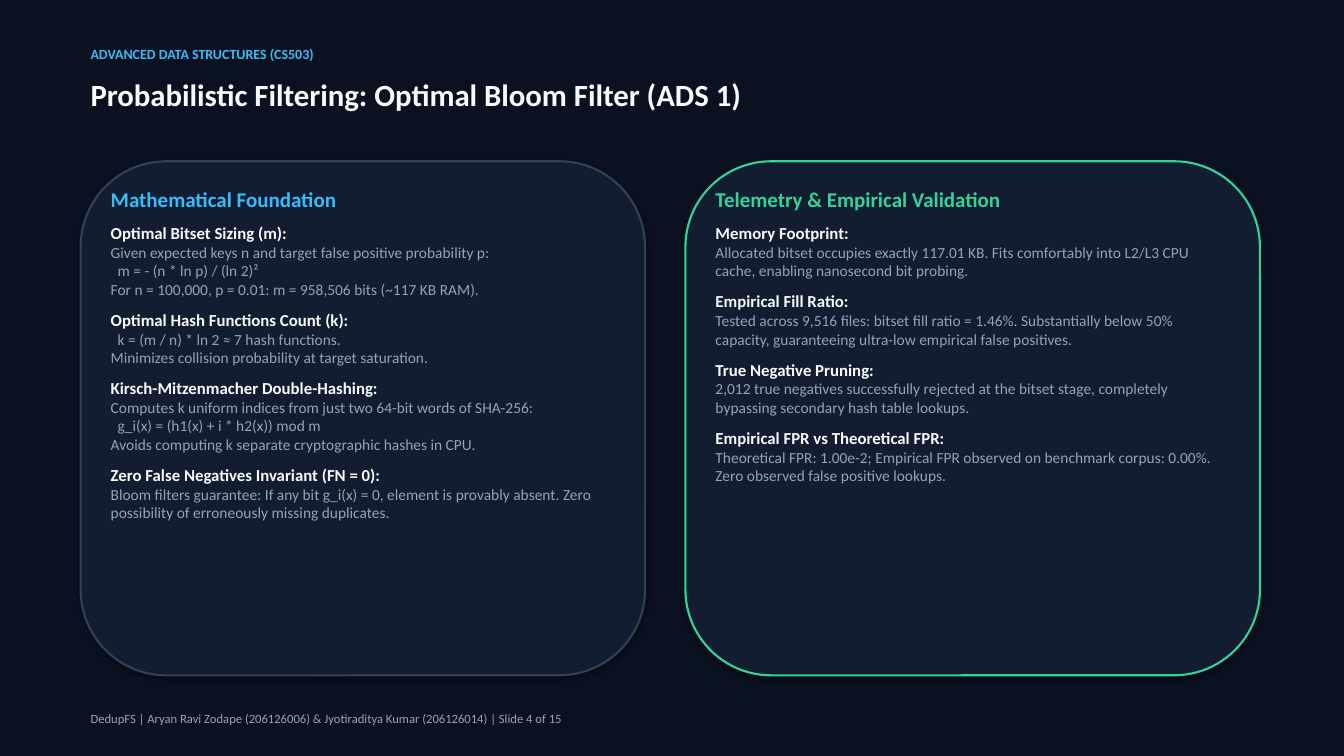
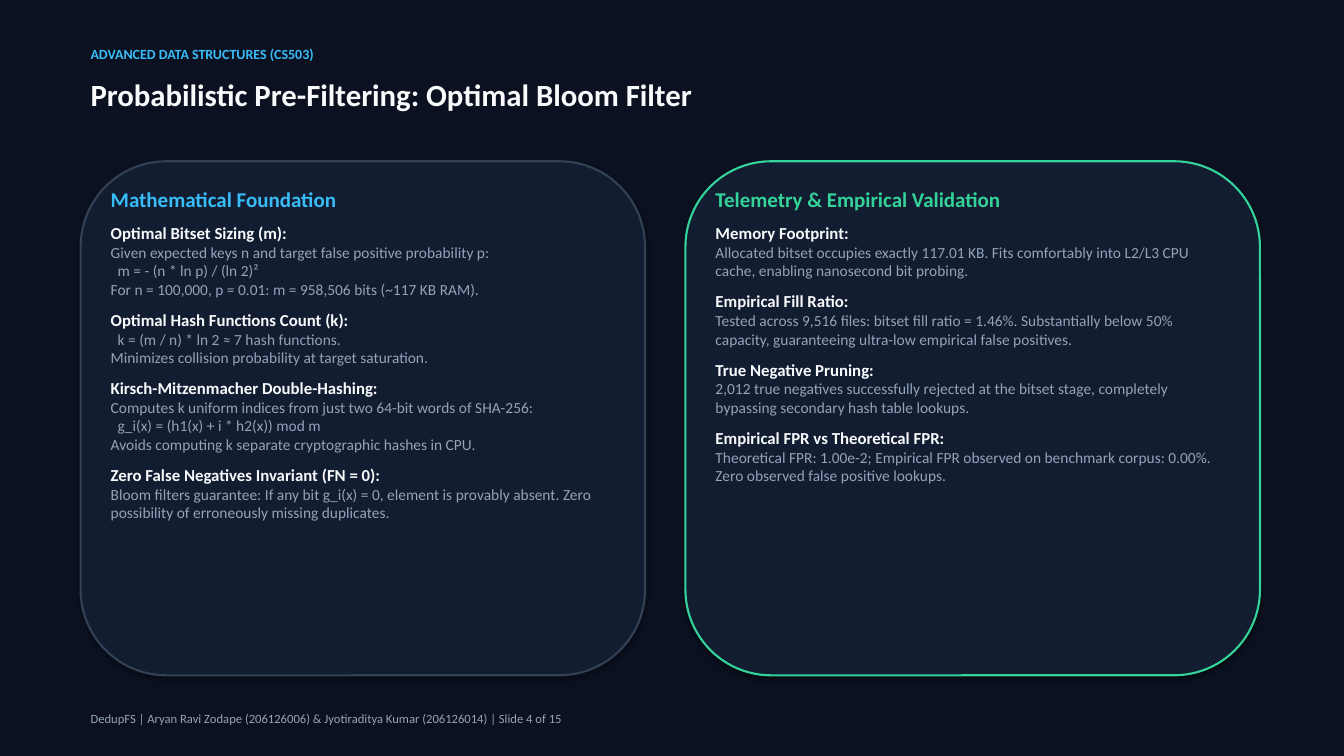
Before and after one commit to Jyotiraditya-kumar/DedupeFS, a slide deck: slide 4 of presentation/DedupFS_MTech_Presentation.pptx. Drawn at 1344x756 pixels with LibreOffice and Linux fonts; fonts in the diff are those of the drawing. Boxes give left, top, right and bottom in pixels: in the first picture for what was removed or moved away, otherwise in the second. Text is boxed around its words. In the diff, an @@ line names an element or a change of style, - is before the commit and + after.

```diff
--- a/presentation/DedupFS_MTech_Presentation.pptx
+++ b/presentation/DedupFS_MTech_Presentation.pptx
@@ text at (x1=91, y1=84, x2=692, y2=112): text changed @@
-Probabilistic Filtering: Optimal Bloom Filter (ADS 1)
+Probabilistic Pre-Filtering: Optimal Bloom Filter
```
Also in this commit, not shown: 5 other slides changed, 8 other files.
